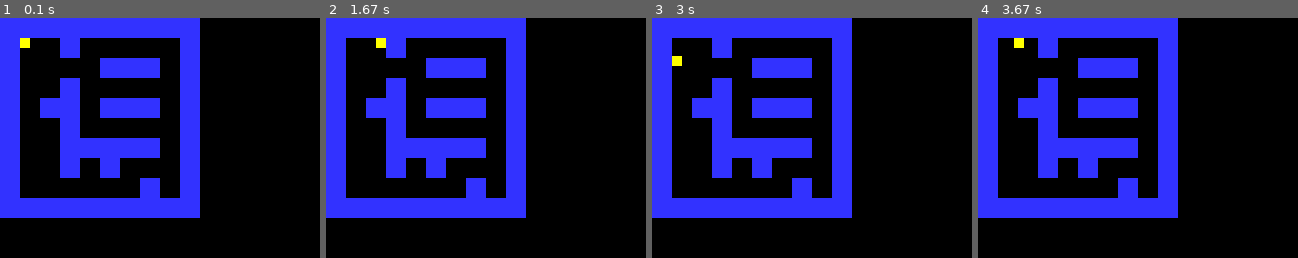
Above: before the commit, frames 1-4 (left to right).
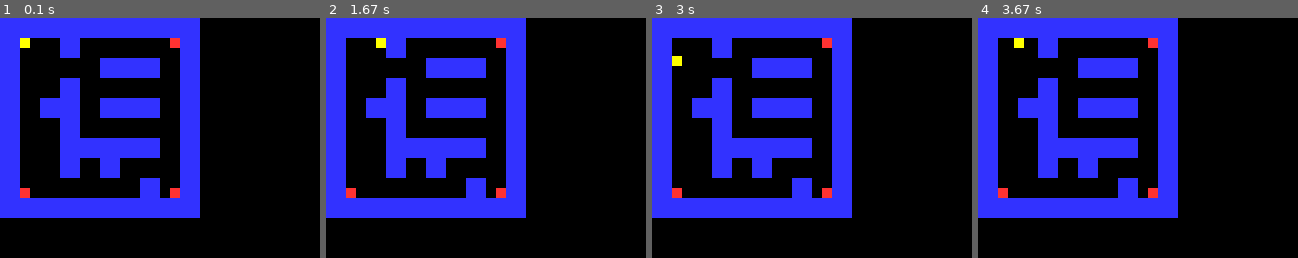
Above: after the commit, the same moments.

Repository: JavierRT7/RamosTurnes-classwork
Game: pygame game, started from pyGame/Maps/Maps.py
The game is run twice, just before and just after one commit, with the same random seed, the same clock (stepped at 60 frames per second) and the same inputs.
Inputs:
- Up to frame 1 (0.1 s): no input
- Up to frame 2 (1.67 s): hold Right 0.33-0.8 s; hold Right 1.17-1.63 s
- Up to frame 3 (3 s): hold Left 1.67-2.2 s; hold Down 2.23-2.53 s
- Up to frame 4 (3.67 s): hold Up 3-3.37 s; hold Right from 3.4 s (still down)
The pictures show only the part of the screen within x 0-50%, y 0-50%; the shares and areas given below are measured in that part.

The runs differ from the first frame. In frame 1, 0.4% of the frame differs, in the area x 6-57%, y 8-75%; in frame 2, 0.4%; in frame 3, 0.4%; in frame 4, 0.4%.

Commit message:
Update Maps.py

Diff:
--- a/pyGame/Maps/Maps.py
+++ b/pyGame/Maps/Maps.py
@@ -5,6 +5,7 @@
 WHITE = (255,255,255)
 BLUE = (50,50,255)
 YELLOW = (255,255,0)
+RED = (255,50,50)
 # -- Initialise PyGame
 pygame.init()
 # -- Blank Screen
@@ -65,6 +66,26 @@
       self.rect.x = self.rect.x + self.speed_x
     #End If
 #End Class
+class Enemy(pygame.sprite.Sprite):
+  # Define the constructor for snow
+  def __init__(self, color, width, height):
+    # Set speed of the sprite
+    self.speed2_x = 1
+    self.speed2_y = 1
+    # Call the sprite constructor
+    super().__init__()
+    # Create a sprite and fill it with colour
+    self.image = pygame.Surface([width,height])
+    self.image.fill(color)
+    # Set the position of the sprite
+    self.rect = self.image.get_rect()
+  #End Procedure
+
+  def upate(self):
+    self.rect.x = self.rect.x + self.speed2_x
+    self.rect.y = self.rect.y + self.speed2_y
+  #End Procedure
+#End Class
 pacman_old_x = 20
 pacman_old_y = 20
 map = [[1,1,1,1,1,1,1,1,1,1],
@@ -83,6 +104,7 @@
 # Create a list of tiles for the walls
 wall_list = pygame.sprite.Group()
 player_list = pygame.sprite.Group()
+enemy_list = pygame.sprite.Group()
 # Create walls on the screen (each tile is 20 x 20 so alter cords)
 for y in range(10):
     for x in range (10):
@@ -96,6 +118,22 @@
 pacman = Player(YELLOW, 10, 10)
 player_list.add(pacman)
 all_sprites_list.add(pacman)
+for counter in range(3):
+  ghost = Enemy(RED, 10, 10)
+  if counter == 0:
+    ghost.rect.x = 170
+    ghost.rect.y = 20
+  elif counter == 1:
+    ghost.rect.x = 170
+    ghost.rect.y = 170
+  elif counter == 2:
+    ghost.rect.x = 20
+    ghost.rect.y = 170
+  #End If
+#Next
+  enemy_list.add(ghost)
+  all_sprites_list.add(ghost)
+#Next
 # -- Manages how fast screen refreshes
 clock = pygame.time.Clock()
 ### -- Game Loop
